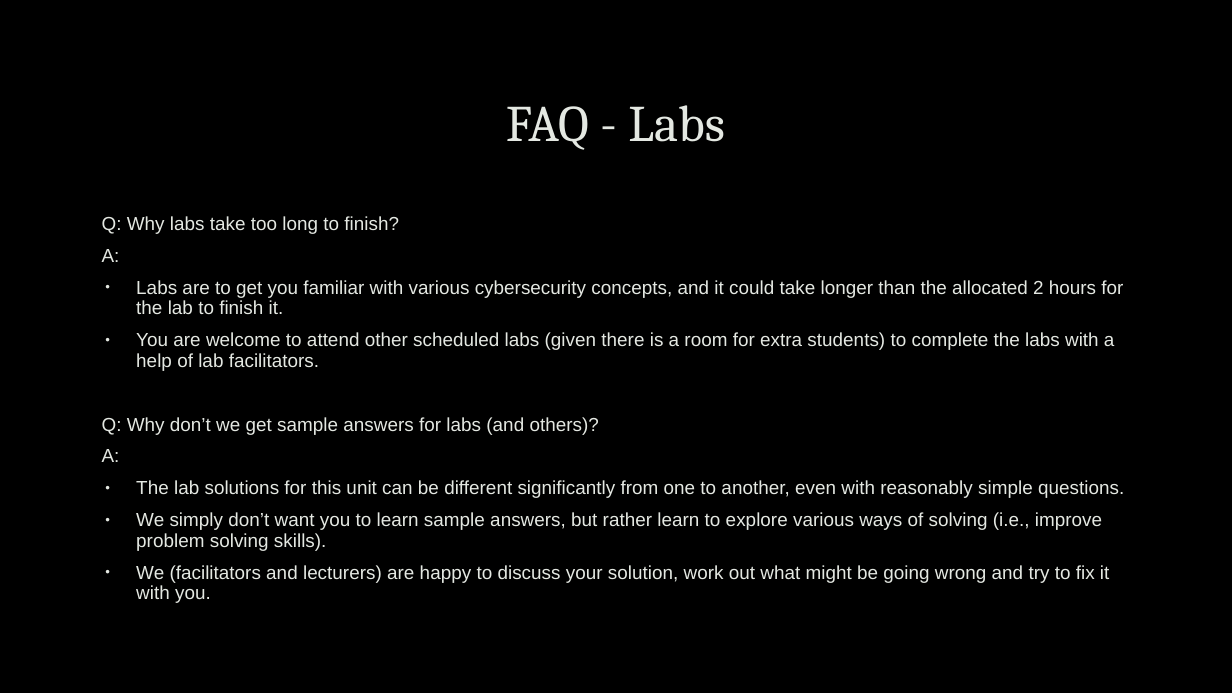
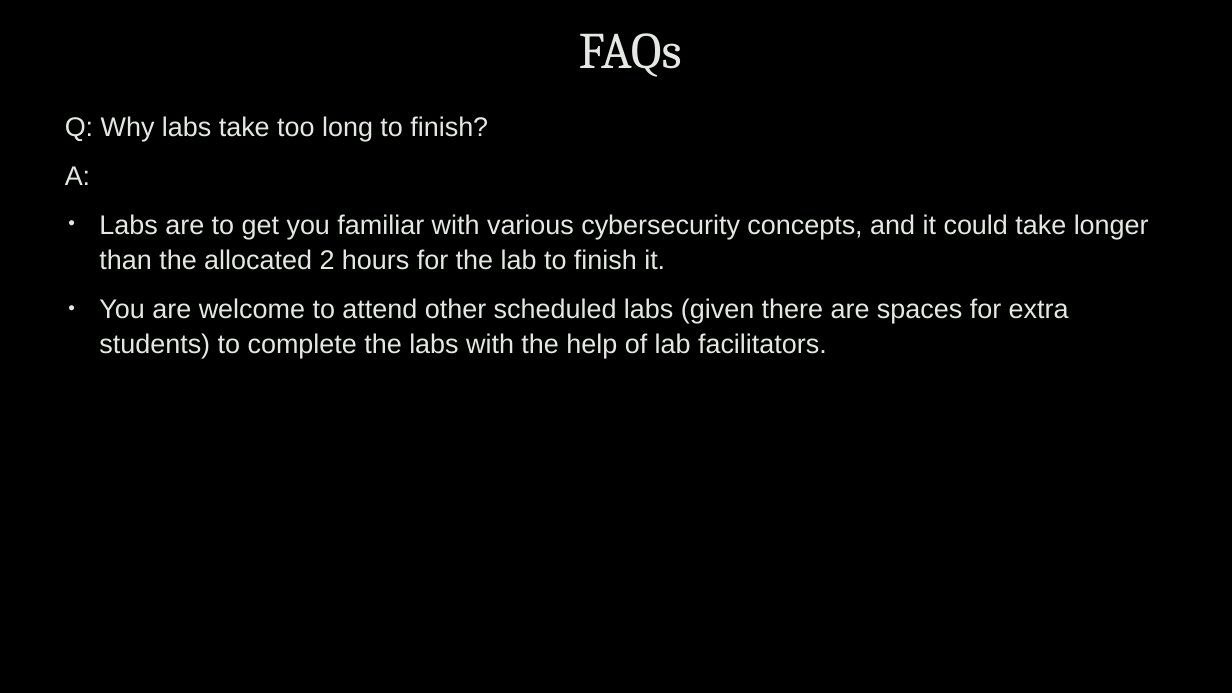
Before and after one commit to uwacyber/cits1003, a slide deck: slide 29 of cits1003-lecture_slides/CITS1003-0 Overview.pptx (slide 17 before the commit). Drawn at 1232x693 pixels with LibreOffice and Linux fonts; fonts in the diff are those of the drawing; background and template pictures are left out. Boxes give left, top, right and bottom in pixels: in the first picture for what was removed or moved away, otherwise in the second. Text is boxed around its words. In the diff, an @@ line names an element or a change of style, - is before the commit and + after.

```diff
--- a/cits1003-lecture_slides/CITS1003-0 Overview.pptx
+++ b/cits1003-lecture_slides/CITS1003-0 Overview.pptx
@@ title at bbox=[579, 33, 682, 77]: text changed @@
-FAQ - Labs
+FAQs
@@ text "Q: Why labs take too ...": place and size @@
-text "Q: Why labs take too ..." at bbox=[102, 216, 1124, 603]
+text "Q: Why labs take too ..." at bbox=[65, 116, 1149, 358]
@@ text at bbox=[65, 116, 1149, 270]: size 14.7 to 21 pt in "Q: Why labs take too long to ...", "A:", "Labs are to get you familiar with ..."; line spacing 0.9 to 1.1; more space between paragraphs @@
@@ text at bbox=[99, 298, 1069, 358]: text changed; size 14.7 to 21 pt @@
-• You are welcome to attend other scheduled labs (given there is a room for extra students) to complete the labs with a help of lab facilitators.
-Q: Why don’t we get sample answers for labs (and others)?
-A:
-• The lab solutions for this unit can be different significantly from one to another, even with reasonably simple questions.
-• We simply don’t want you to learn sample answers, but rather learn to explore various ways of solving (i.e., improve problem solving skills).
-• We (facilitators and lecturers) are happy to discuss your solution, work out what might be going wrong and try to fix it with you.
+• You are welcome to attend other scheduled labs (given there are spaces for extra students) to complete the labs with the help of lab facilitators.
```
Also in this commit, not shown: 13 other slides changed, 17 slides added, 4 slides removed.
